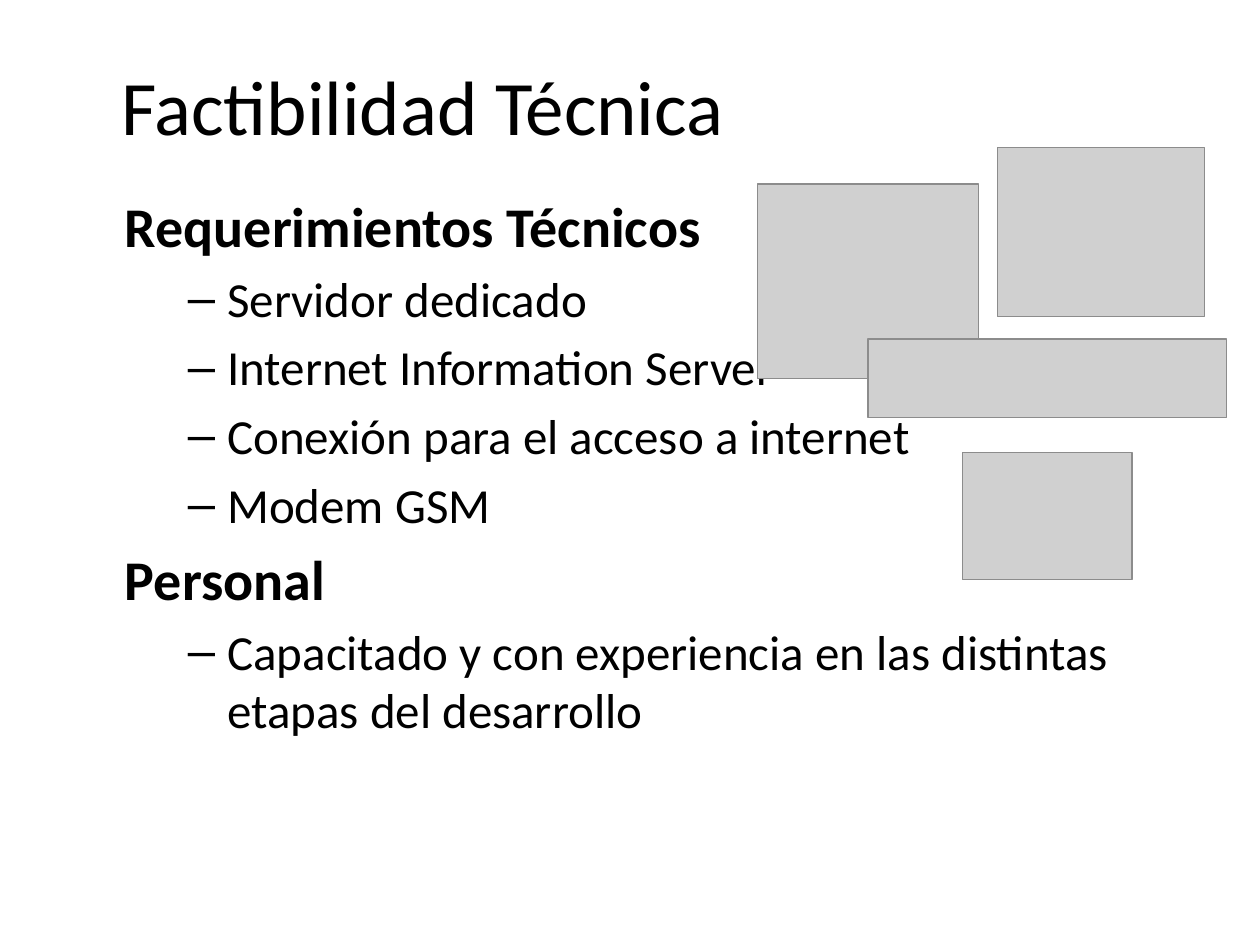
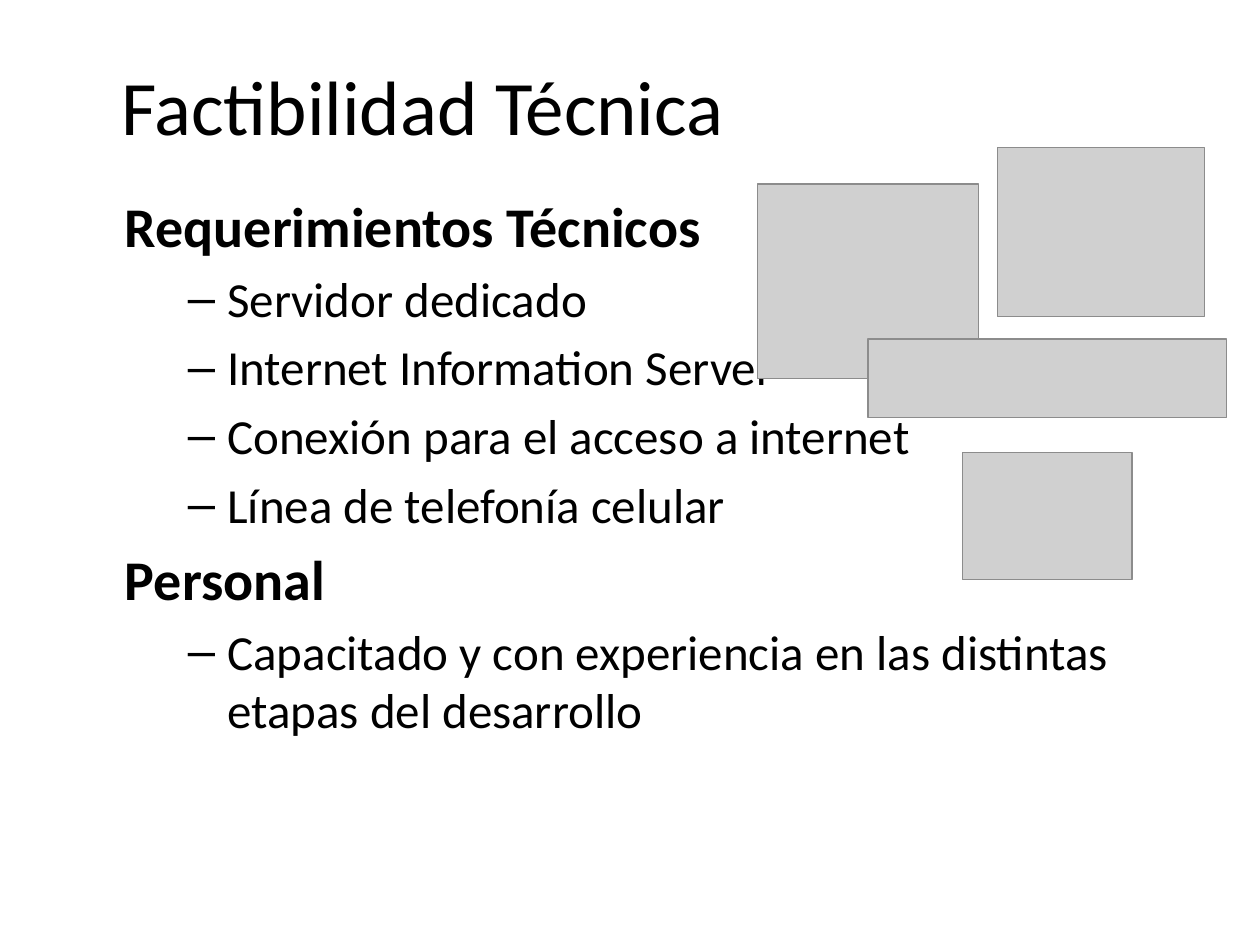
Before and after one commit to martinherr3/blpm, a slide deck: slide 12 of Docs/01-Relevamiento Inicial/Presentacion/PrimeraExposicion - Resumida.pptx. Drawn at 1260x945 pixels with LibreOffice and Linux fonts; fonts in the diff are those of the drawing; grey boxes stand for pictures; background and template pictures are left out. Boxes give left, top, right and bottom in pixels: in the first picture for what was removed or moved away, otherwise in the second. Text is boxed around its words. In the diff, an @@ line names an element or a change of style, - is before the commit and + after.

```diff
--- a/Docs/01-Relevamiento Inicial/Presentacion/PrimeraExposicion - Resumida.pptx
+++ b/Docs/01-Relevamiento Inicial/Presentacion/PrimeraExposicion - Resumida.pptx
@@ text at [227,489,725,524]: text changed @@
-  – Modem GSM
+  – Línea de telefonía celular
```
Also in this commit, not shown: 5 other slides changed, 1 slide removed.
